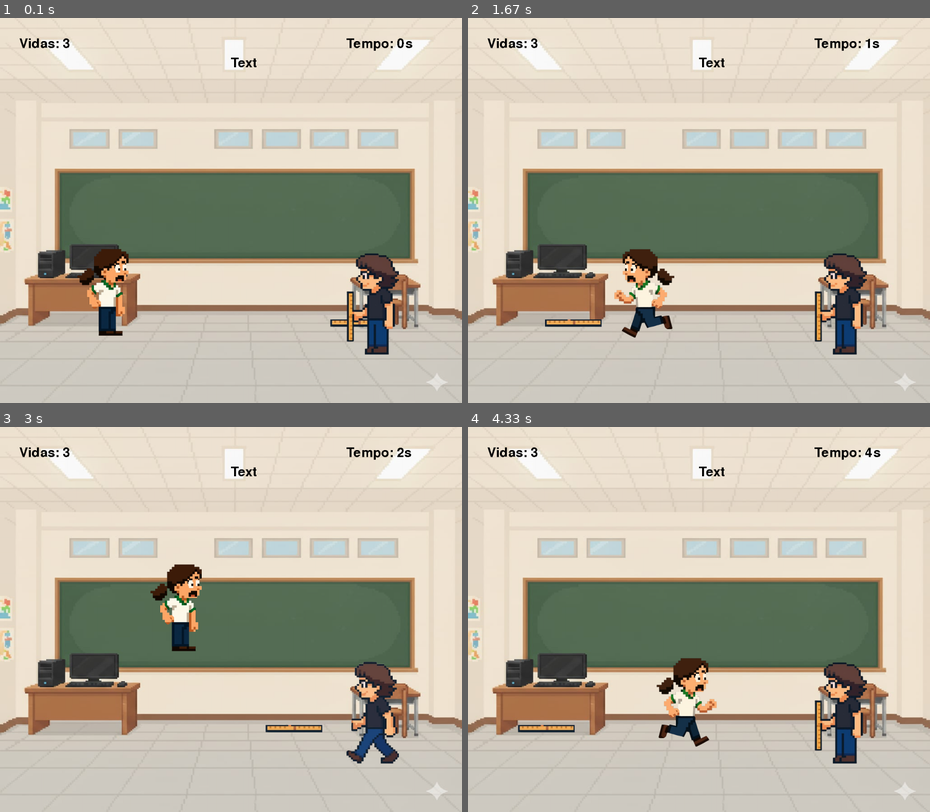
Above: before the commit, frames 1-4 (two rows, left to right).
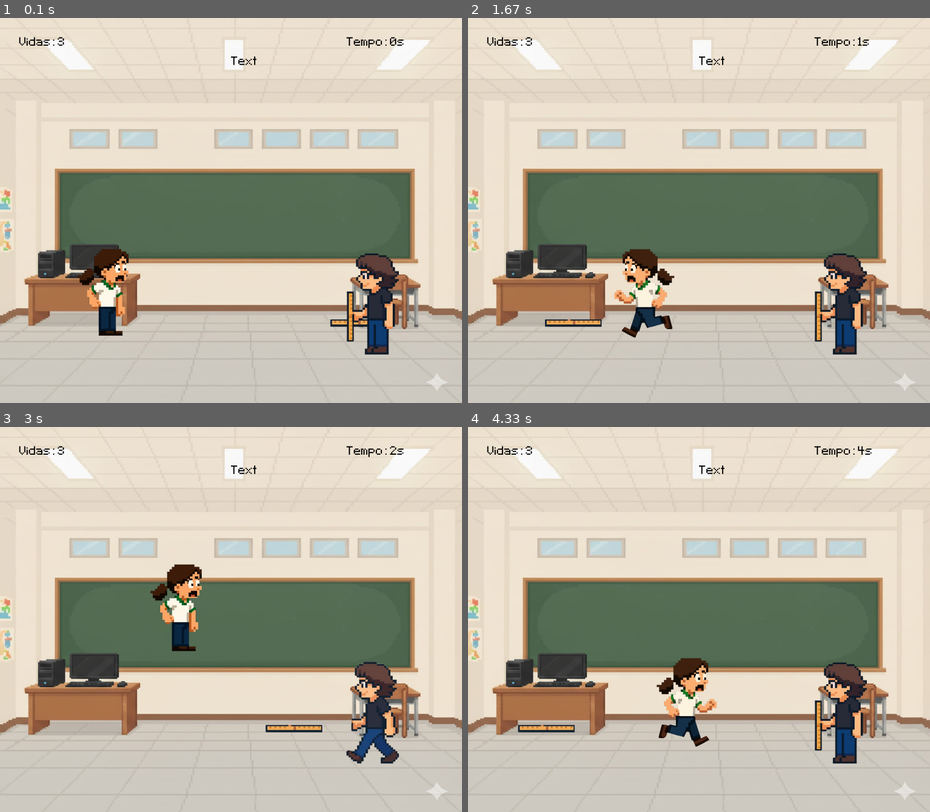
Above: after the commit, the same moments.

Repository: MoonyLina/PygamesAtiv4Bim
Game: pygame game, started from code/ativ4bim.py
Two runs of this game, one before a commit and one after it. Both use one fixed random seed, a clock stepped at 60 frames per second and the inputs below.
Inputs:
- Up to frame 1 (0.1 s): no input
- Up to frame 2 (1.67 s): hold Right 0.33-0.8 s; hold Right 0.83-1.3 s; tap Space at 0.9, 1.2, 1.4 s; hold Left from 1.33 s (still down)
- Up to frame 3 (3 s): tap Space at 1.7, 1.97, 2.27, 2.4, 2.7 s; release Left at 1.87 s; hold Left 1.9-2.3 s; hold Right 2.33-2.97 s
- Up to frame 4 (4.33 s): hold Left 3-3.47 s; tap Space at 3.07, 3.37, 3.57, 3.87, 4.07 s; hold Right 3.5-3.97 s; hold Right from 4 s (still down)

The runs differ from the first frame. In frame 1, 0.5% of the frame differs, in the area x 4-90%, y 4-13%; in frame 2, 0.5%; in frame 3, 0.5%; in frame 4, 0.5%.

Commit message:
Segundo commit, tela de game over e restart

Diff:
--- a/code/ativ4bim.py
+++ b/code/ativ4bim.py
@@ -6,15 +6,17 @@
 screen = pg.display.set_mode((w,h))
 pg.display.set_caption("Nacbar's Chamber")
 clock = pg.time.Clock()
-font = pg.font.Font(None, 50)
-
-
-
-background = pg.image.load(r"C:\Users\anaca\Desktop\IFSP\Linguagem Técnica\Ativ4BimPygames\images\fundo.jpeg")
+font = pg.font.Font(r"fonts\Pixeltype.ttf", 50)
+
+game_active = True
+player_fall_animation = False   # novo
+fall_gravity = 1                # novo
+
+background = pg.image.load(r"images\fundo.jpeg")
 background_sfc = pg.transform.scale(background, (w, h))
 
-denis_move = pg.image.load(r"C:\Users\anaca\Desktop\IFSP\Linguagem Técnica\PygamesAtiv4Bim\images\D1.png")
-denis_stand = pg.image.load(r"C:\Users\anaca\Desktop\IFSP\Linguagem Técnica\PygamesAtiv4Bim\images\Dparado.png")
+denis_move = pg.image.load(r"images\D1.png")
+denis_stand = pg.image.load(r"images\Dparado.png")
 largura_D, altura_D = denis_stand.get_size()
 nova_larguraD = largura_D // 1.5
 nova_alturaD = altura_D // 1.5
@@ -22,16 +24,16 @@
 denis_move_sfc = pg.transform.scale(denis_move, (nova_larguraD, nova_alturaD))
 denis_stand_sfc = pg.transform.scale(denis_stand, (nova_larguraD, nova_alturaD))
 
-regua = pg.image.load(r"C:\Users\anaca\Desktop\IFSP\Linguagem Técnica\PygamesAtiv4Bim\images\regua.png")
+regua = pg.image.load(r"images\regua.png")
 regua_largura, regua_altura = regua.get_size()
 nova_larguraR = regua_largura // 1.3
 nova_alturaR = regua_altura // 1.3
 regua_sfc = pg.transform.scale(regua, (nova_larguraR, nova_alturaR))
-regua_sfc = pg.transform.rotate (regua_sfc, 90)
-regua_rect = regua_sfc.get_rect(topleft = (denis_rect.left, denis_rect.centery - 25))
-
-player_walking = pg.image.load(r"C:\Users\anaca\Desktop\IFSP\Linguagem Técnica\Ativ4BimPygames\images\jandando.png")
-player_stand = pg.image.load(r"C:\Users\anaca\Desktop\IFSP\Linguagem Técnica\Ativ4BimPygames\images\jparada.png")
+regua_sfc = pg.transform.rotate(regua_sfc, 90)
+regua_rect = regua_sfc.get_rect(topleft=(denis_rect.left, denis_rect.centery - 25))
+
+player_walking = pg.image.load(r"images\jandando.png")
+player_stand = pg.image.load(r"images\jparada.png")
 
 largura_playerW, altura_playerW = player_walking.get_size()
 nova_larguraW = largura_playerW // 2
@@ -43,11 +45,11 @@
 
 player_walking_right_sfc = pg.transform.scale(player_walking, (nova_larguraW, nova_alturaW))
 player_walking_left_sfc = pg.transform.flip(player_walking_right_sfc, True, False)
-playerW_rect = player_walking_right_sfc.get_rect(topleft = (200, 600))
-
-player_stand_right_sfc = pg.transform.scale(player_stand,(nova_larguraS, nova_alturaS))
+playerW_rect = player_walking_right_sfc.get_rect(topleft=(200, 600))
+
+player_stand_right_sfc = pg.transform.scale(player_stand, (nova_larguraS, nova_alturaS))
 player_stand_left_sfc = pg.transform.flip(player_stand_right_sfc, True, False)
-playerS_rect = player_stand_right_sfc.get_rect(topleft = (200, 600))
+playerS_rect = player_stand_right_sfc.get_rect(topleft=(200, 600))
 
 text_sfc = font.render("Text", False, "Black")
 
@@ -59,15 +61,12 @@
 denis_anim = 0
 anim_duration = 50
 
-
 frame = 0
 vel_anim = 0.10
 direction = "R"
 
 vel = 5
 regua_vel = -7
-
-
 
 vidas = 3
 
@@ -91,77 +90,116 @@
     act_time = pg.time.get_ticks()
     sec_time = (act_time - initial_time) // 1000
 
-    if key[pg.K_SPACE] and no_chao:
-        vel_y = pulo
-        no_chao = False
-
-    vel_y += grav
-    playerS_rect.y += vel_y
-
-    if playerS_rect.y >= chao_y:
-        playerS_rect.y = chao_y
-        vel_y = 0
-        no_chao = True
-
-    if key[pg.K_RIGHT]:
-        direction = "R"
-        playerS_rect.x += vel
-        frame += vel_anim
-        if frame >= len(player_walk_right):
+
+    if player_fall_animation:
+        vel_y += fall_gravity
+        playerS_rect.y += vel_y
+
+        if playerS_rect.top > h:
+            game_active = False
+
+    else:
+        if key[pg.K_SPACE] and no_chao:
+            vel_y = pulo
+            no_chao = False
+
+        vel_y += grav
+        playerS_rect.y += vel_y
+
+        if playerS_rect.y >= chao_y:
+            playerS_rect.y = chao_y
+            vel_y = 0
+            no_chao = True
+
+        if key[pg.K_RIGHT]:
+            direction = "R"
+            playerS_rect.x += vel
+            frame += vel_anim
+            if frame >= len(player_walk_right):
+                frame = 0
+            current_player_sfc = player_walk_right[int(frame)]
+
+        elif key[pg.K_LEFT]:
+            direction = "L"
+            playerS_rect.x -= vel
+            frame += vel_anim
+            if frame >= len(player_walk_left):
+                frame = 0
+            current_player_sfc = player_walk_left[int(frame)]
+
+        else:
             frame = 0
-        current_player_sfc = player_walk_right[int(frame)]
-    elif key[pg.K_LEFT]:
-        direction = "L"
-        playerS_rect.x -= vel
-        frame += vel_anim
-        if frame >= len(player_walk_left):
-            frame = 0
-        current_player_sfc = player_walk_left[int(frame)]
+            if direction == "R":
+                current_player_sfc = player_stand_right_sfc
+            else:
+                current_player_sfc = player_stand_left_sfc
+
+        # Denis atacando
+        if denis_attack:
+            current_denis_sfc = denis_move_sfc
+            denis_anim -= 1
+            if denis_anim <= 0:
+                denis_attack = False
+        else:
+            current_denis_sfc = denis_stand_sfc
+
+        regua_rect.x += regua_vel
+
+        if regua_rect.right < 0:
+            regua_rect.midleft = (denis_rect.left, denis_rect.centery - 25)
+            denis_attack = True
+            denis_anim = anim_duration
+
+        if playerS_rect.colliderect(regua_rect):
+            vidas -= 1
+            regua_rect.midleft = (denis_rect.left, denis_rect.centery - 25)
+            print(f"Vidas: {vidas}")
+
+        if vidas <= 0 and not player_fall_animation:
+            player_fall_animation = True
+            vel_y = -15
+            no_chao = False
+
+    if game_active:
+        screen.blit(background_sfc, (0, 0))
+        screen.blit(text_sfc, (600, 100))
+        screen.blit(regua_sfc, regua_rect)
+        screen.blit(current_denis_sfc, denis_rect)
+        screen.blit(current_player_sfc, playerS_rect)
+
+        vidas_text = font.render(f"Vidas: {vidas}", False, "Black")
+        screen.blit(vidas_text, (50, 50))
+
+        time_text = font.render(f"Tempo: {sec_time}s", False, "Black")
+        screen.blit(time_text, (900, 50))
+
     else:
-        frame = 0
-        if direction == "R":
-            current_player_sfc = player_stand_right_sfc
-        else:
-            current_player_sfc = player_stand_left_sfc
-
-    if denis_attack:
-        current_denis_sfc = denis_move_sfc
-        denis_anim -= 1
-        if denis_anim <= 0:
-            denis_attack = False
-    else:
-        current_denis_sfc = denis_stand_sfc
-
-    regua_rect.x += regua_vel
-
-    if regua_rect.right < 0:
-        regua_rect.midleft = (denis_rect.left, denis_rect.centery -25)
-        denis_attack = True
-        denis_anim = anim_duration
-
-    if playerS_rect.colliderect(regua_rect):
-        vidas -= 1
-        regua_rect.midleft = (denis_rect.left, denis_rect.centery - 25)
-        print(f"Vidas: {vidas}")
-    if vidas <= 0:
-        print("Game Over")
-        pg.quit()
-        exit()
-
-    screen.blit(background_sfc, (0,0))
-    screen.blit(text_sfc, (600, 100))
-    screen.blit(regua_sfc, regua_rect)
-    screen.blit(current_denis_sfc, denis_rect)
-    screen.blit(current_player_sfc, playerS_rect)
-
-
-
-    vidas_text = font.render(f"Vidas: {vidas}", False, "Black")
-    screen.blit(vidas_text, (50, 50))
-
-    time_text = font.render(f"Tempo: {sec_time}s", False, "Black")
-    screen.blit(time_text, (900, 50))
-
-
+        # mudança de tela final
+        background_over = pg.image.load(r"images\if.jpeg")
+        background_over_sfc = pg.transform.scale(background_over, (w, h))
+        screen.blit(background_over_sfc, (0, 0))
+        denis_over = pg.image.load(r"images\deninho.png")
+        largura_DO, altura_DO = denis_over.get_size()
+        nova_larguraDO = largura_DO // 2.5
+        nova_alturaDO = altura_DO // 2.5
+        denis_over_sfc = pg.transform.scale(denis_over, (nova_larguraDO, nova_alturaDO))
+        denis_over_rect = denis_over_sfc.get_rect(topleft = (445, 360))
+        screen.blit(denis_over_sfc, denis_over_rect)
+        gameover_text = font.render("Game Over", True, "White")
+        restart_text = font.render("Pressione R para reiniciar", True, "White")
+        screen.blit(restart_text, (435, 300))
+        screen.blit(gameover_text, (540, 200))
+
+        keys = pg.key.get_pressed()
+        if keys[pg.K_r]:
+            # reiniciar a chamber
+            game_active = True
+            player_fall_animation = False
+            vel_y = 0
+            no_chao = True
+            playerS_rect.topleft = (200, 600)
+            vidas = 3
+            regua_rect.midleft = (denis_rect.left, denis_rect.centery - 25)
+            initial_time = pg.time.get_ticks()
     pg.display.update()
     clock.tick(60)
